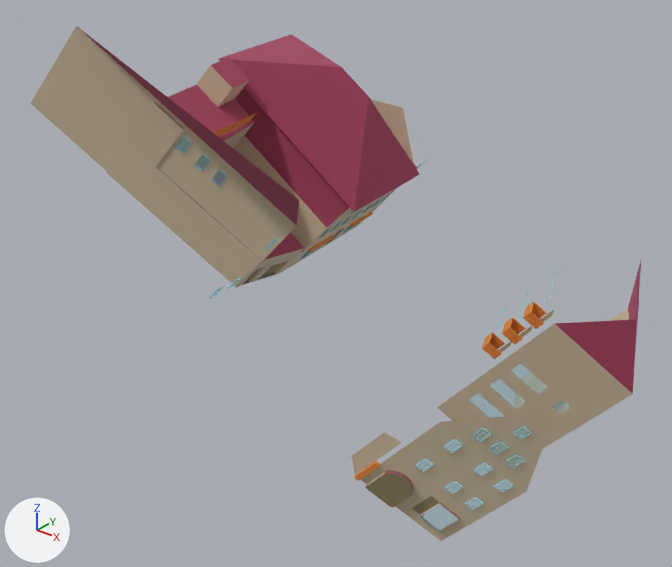
A saved change to the glTF model samples/1.1/3dcitydb_shaders_ingolstadt/content/3_2_7.glb.
Camera for both pictures: a 50 mm camera at (174.6, -74.5, 491.5) aimed at (127.8, -16.1, 455.3). Arrows for +X, +Y and +Z are at lower left; the lights stay in place. The first picture is the older version. Where no turn or scale is listed for an object, it has been applied to the vertices. Vertices at exactly the same position are counted once.

Before the edit, the objects in view are built like this:
```python
mat_material_6 = principled_material('Material_6')
mat_material_6.base_color = (0.769, 0.69, 0.561)  # pale yellow #e3d8c5
mat_material_6.metallic = 1.0
mat_material_6.roughness = 1.0
mat_material_7 = principled_material('Material_7')
mat_material_7.base_color = (0.494, 0.827, 0.867)  # cyan #bbebef
mat_material_7.metallic = 1.0
mat_material_7.roughness = 1.0
mat_material_7.alpha = 0.4
me_mesh = bpy.data.meshes.new('mesh')
me_mesh.from_pydata(...)  # 3503 vertices, 6874 faces; spans x 108.3..152.3, y -31.6..5.6, z 435.9..478.3
# faces by material slot: [671, 645, 13, 40, 8, 41, 429, 5027]
me_mesh.materials.append(mat_material_0)  # orange #f4b366
me_mesh.materials.append(mat_material_1)  # beige #baad8d
me_mesh.materials.append(mat_material_2)  # grey #a6a6a6
me_mesh.materials.append(mat_material_3)  # pink #bc8a8a
me_mesh.materials.append(mat_material_4)  # grey #b3acb8
me_mesh.materials.append(mat_material_5)  # pink #c86e8b
me_mesh.materials.append(mat_material_6)  # pale yellow #e3d8c5
me_mesh.materials.append(mat_material_7)  # cyan #bbebef
ob_mesh = bpy.data.objects.new('mesh', me_mesh)
ob_mesh.location = (0.0, 0.0, 0.0)
```
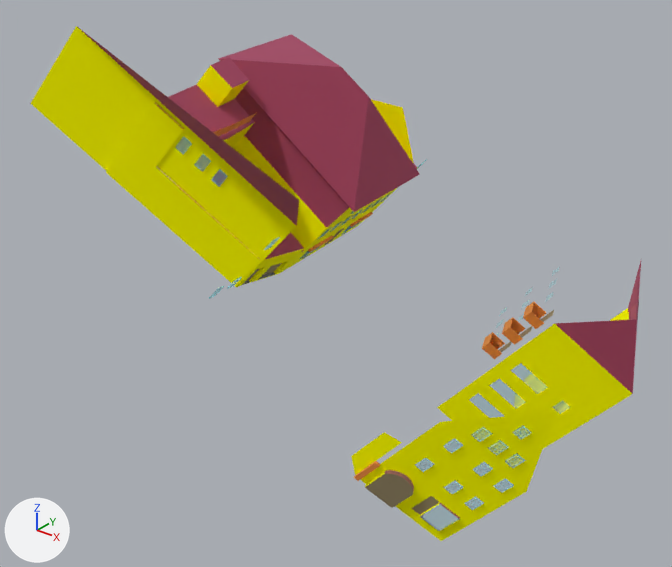
The newer file is also turned or shifted as a whole; pictures and numbers use the older file's frame.

Pixel boxes (x1, y1, x2, y2) of what changed, in the pictures (672 x 567 px; the box of a moved part takes in the faces that stretch with it):
'mesh', recoloured, surface changed: (31, 26, 633, 541) in both
part 1 of me_mesh, moved or reshaped: (313, 195, 387, 245) in both
part 2 of me_mesh, recoloured: (32, 65, 632, 541) in both

What changed in the scene script:
```text
Change mat_material_6:
    mat_material_6.base_color: (0.769, 0.69, 0.561) -> (0.494, 0.827, 0.867)  # pale yellow #e3d8c5 -> cyan #bbebef
    mat_material_6.alpha: 1.0 -> 0.4
Change mat_material_7:
    mat_material_7.base_color: (0.494, 0.827, 0.867) -> (1.0, 1.0, 0.0)  # cyan #bbebef -> yellow #ffff00
    mat_material_7.alpha: 0.4 -> 1.0
Change me_mesh:
    used by ob_mesh; location = (0.0, 0.0, 0.0)
    remove me_mesh.from_pydata(...)  # 3503 vertices, 6874 faces; spans x 108.3..152.3, y -31.6..5.6, z 435.9..478.3
    add me_mesh.from_pydata(...)  # 3503 vertices, 6875 faces; spans x 108.3..152.3, y -31.6..5.6, z 435.9..478.3
    me_mesh part 1: 11 vertices moved within x 124.5..127.6, y -11.8..-5.4, z 458.9..461.5; 1 vertex removed from x 126.2, y -10.8, z 460.1; 1 vertex added at x 126.2, y -10.9, z 460.1
    me_mesh part 2: 340 faces spanning x 108.3..152.3, y -31.6..5.6, z 435.9..474.7 switch from mat_material_6 (pale yellow #e3d8c5) to mat_material_7 (yellow #ffff00)
    other edits to the shape of me_mesh do not show in these pictures
```
